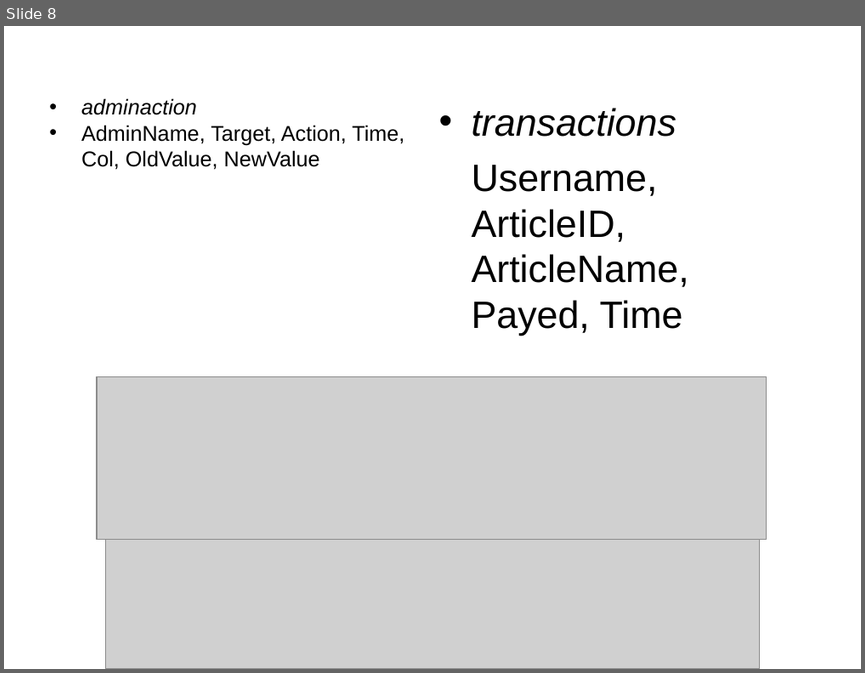
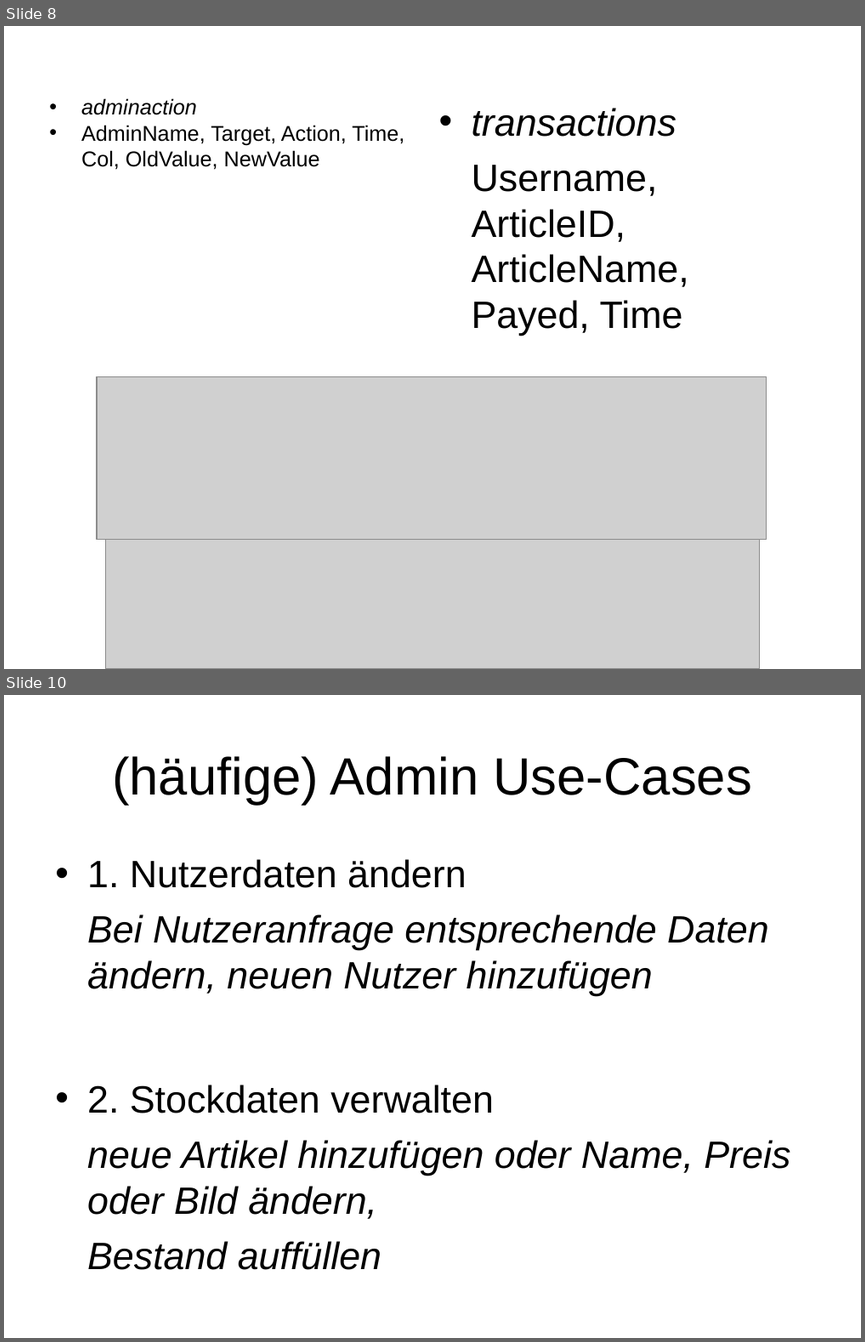
Before and after one commit to Killjen/matomat, a slide deck: präsi.odp. Shown one above the other, each under a label of ours: slide 8 before the commit, slides 8 and 10 after it; the slides between them are not shown. The pictures are 865x673 and 865x1342 pixels, drawn with LibreOffice and Linux fonts; fonts in the diff are those of the drawing; grey boxes stand for pictures; background and template pictures are left out. Boxes give left, top, right and bottom in pixels: in the first picture for what was removed or moved away, otherwise in the second. Text is boxed around its words. In the diff, an @@ line names an element or a change of style, - is before the commit and + after.

Commit message:
presentation added

```diff
--- a/präsi.odp
+++ b/präsi.odp
@@ slide 10 added at (x1=4, y1=695, x2=861, y2=1338), background picture (left out) @@
@@ title added at (x1=112, y1=756, x2=752, y2=805), 44 pt, text #000000 @@
+(häufige) Admin Use-Cases
@@ text added at (x1=87, y1=859, x2=768, y2=996), 32 pt, text #000000, italic @@
+• 1. Nutzerdaten ändern
+Bei Nutzeranfrage entsprechende Daten ändern, neuen Nutzer hinzufügen
@@ text added at (x1=87, y1=1084, x2=790, y2=1270), 32 pt, text #000000, italic @@
+• 2. Stockdaten verwalten
+neue Artikel hinzufügen oder Name, Preis oder Bild ändern,
+Bestand auffüllen
```
Also in this commit, not shown: 3 other slides added.
